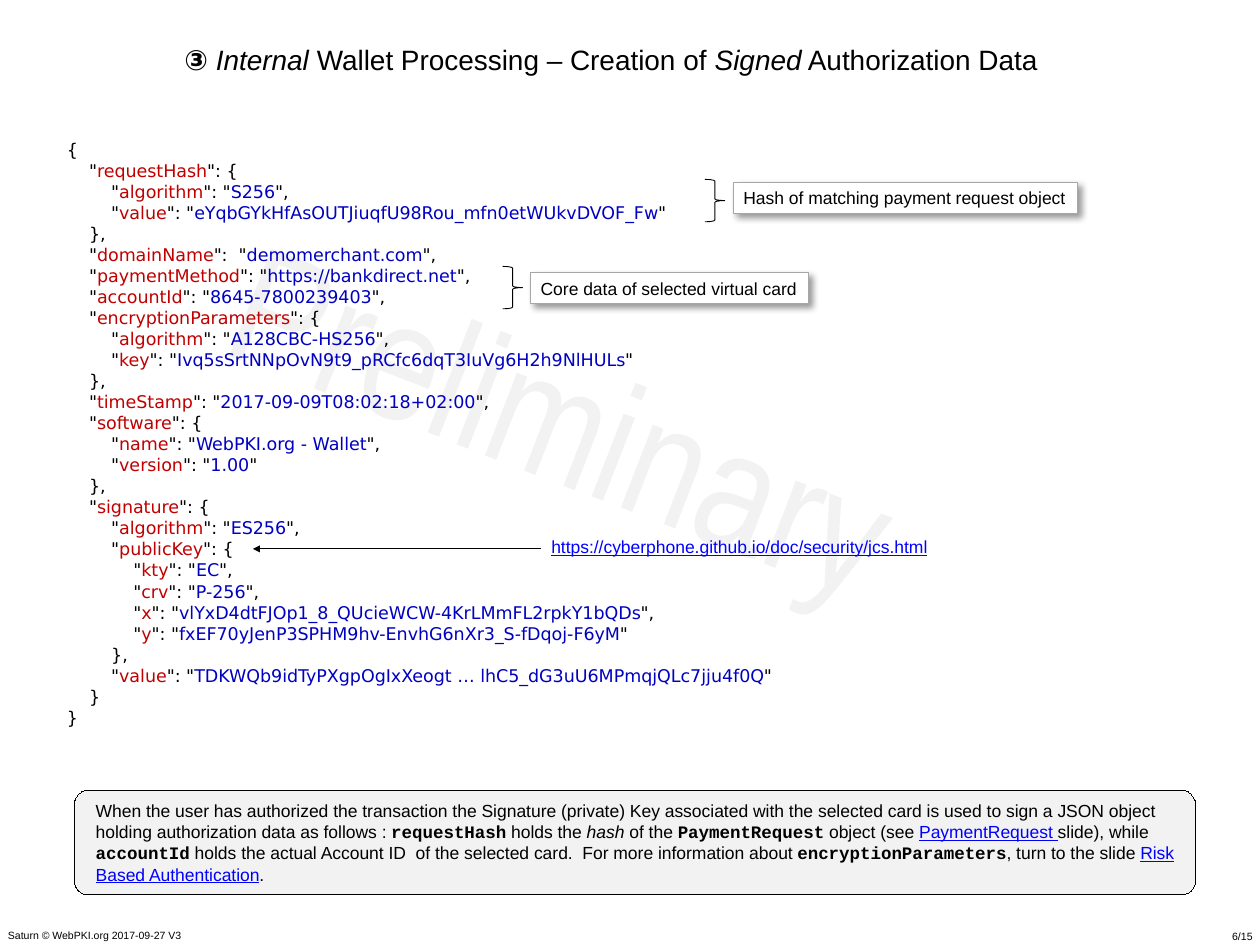
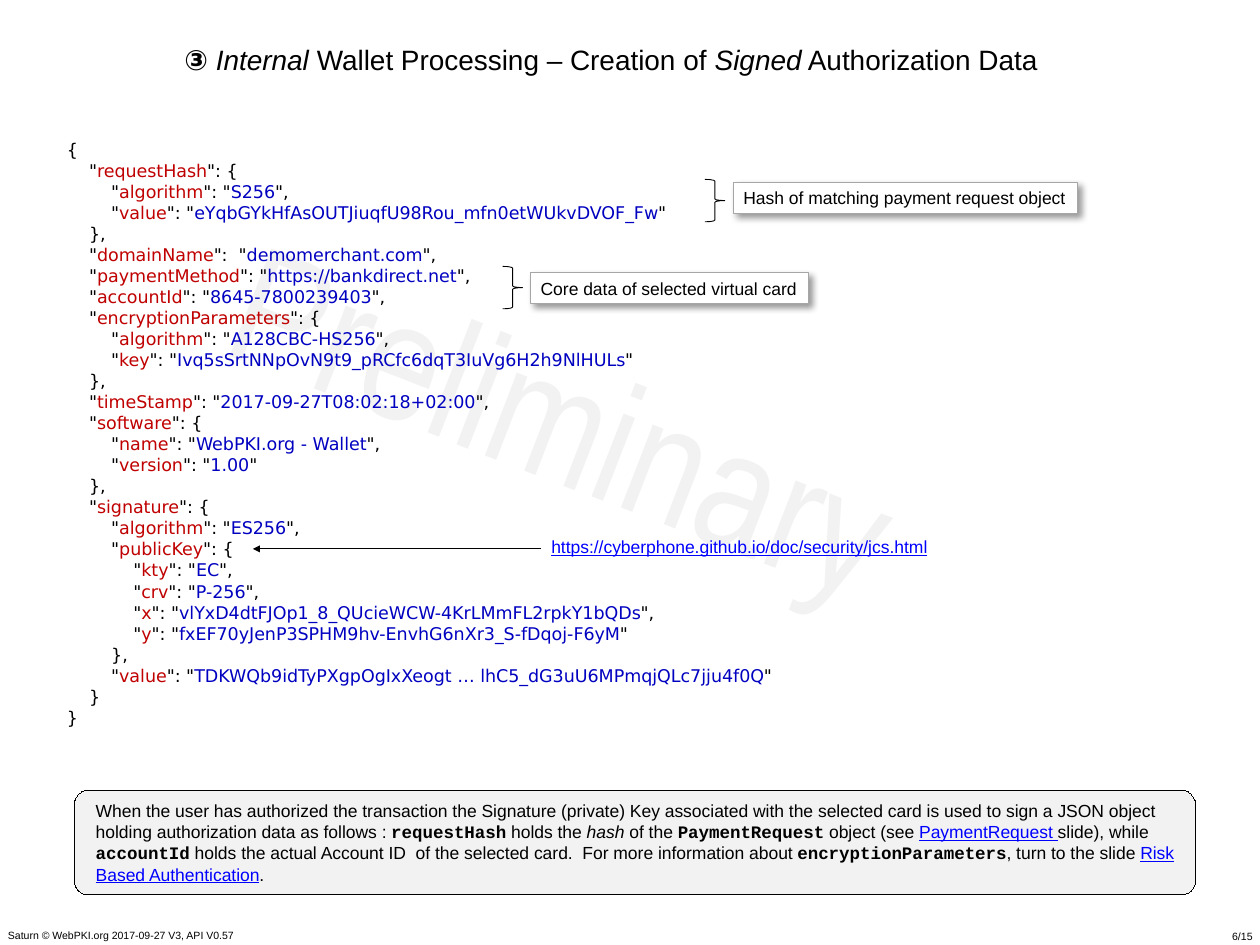
Before and after one commit to cyberphone/doc, a slide deck: slide 6 of saturn/saturn-v3-presentation.pptx. Drawn at 1260x945 pixels with LibreOffice and Linux fonts; fonts in the diff are those of the drawing. Boxes give left, top, right and bottom in pixels: in the first picture for what was removed or moved away, otherwise in the second. Text is boxed around its words. In the diff, an @@ line names an element or a change of style, - is before the commit and + after.

```diff
--- a/saturn/saturn-v3-presentation.pptx
+++ b/saturn/saturn-v3-presentation.pptx
@@ text at (x1=89, y1=163, x2=772, y2=686): text changed @@
-{
-"requestHash": {
-"algorithm": "S256",
-"value": "eYqbGYkHfAsOUTJiuqfU98Rou_mfn0etWUkvDVOF_Fw"
-},
-"domainName": "demomerchant.com",
-"paymentMethod": "https://bankdirect.net",
-"accountId": "8645-7800239403",
-"encryptionParameters": {
-"algorithm": "A128CBC-HS256",
-"key": "Ivq5sSrtNNpOvN9t9_pRCfc6dqT3IuVg6H2h9NlHULs"
-},
-"timeStamp": "2017-09-09T08:02:18+02:00",
-"software": {
-"name": "WebPKI.org - Wallet",
-"version": "1.00"
-},
-"signature": {
-"algorithm": "ES256",
-"publicKey": {
-"kty": "EC",
-"crv": "P-256",
-"x": "vlYxD4dtFJOp1_8_QUcieWCW-4KrLMmFL2rpkY1bQDs",
-"y": "fxEF70yJenP3SPHM9hv-EnvhG6nXr3_S-fDqoj-F6yM"
-},
-"value": "TDKWQb9idTyPXgpOgIxXeogt … lhC5_dG3uU6MPmqjQLc7jju4f0Q"
-}
-}
+{
+"requestHash": {
+"algorithm": "S256",
+"value": "eYqbGYkHfAsOUTJiuqfU98Rou_mfn0etWUkvDVOF_Fw"
+},
+"domainName": "demomerchant.com",
+"paymentMethod": "https://bankdirect.net",
+"accountId": "8645-7800239403",
+"encryptionParameters": {
+"algorithm": "A128CBC-HS256",
+"key": "Ivq5sSrtNNpOvN9t9_pRCfc6dqT3IuVg6H2h9NlHULs"
+},
+"timeStamp": "2017-09-27T08:02:18+02:00",
+"software": {
+"name": "WebPKI.org - Wallet",
+"version": "1.00"
+},
+"signature": {
+"algorithm": "ES256",
+"publicKey": {
+"kty": "EC",
+"crv": "P-256",
+"x": "vlYxD4dtFJOp1_8_QUcieWCW-4KrLMmFL2rpkY1bQDs",
+"y": "fxEF70yJenP3SPHM9hv-EnvhG6nXr3_S-fDqoj-F6yM"
+},
+"value": "TDKWQb9idTyPXgpOgIxXeogt … lhC5_dG3uU6MPmqjQLc7jju4f0Q"
+}
+}
@@ text at (x1=8, y1=931, x2=233, y2=941): text changed @@
-Saturn © WebPKI.org 2017-09-27 V3
+Saturn © WebPKI.org 2017-09-27 V3, API V0.57
```
Also in this commit, not shown: 14 other slides changed, 1 other file.
